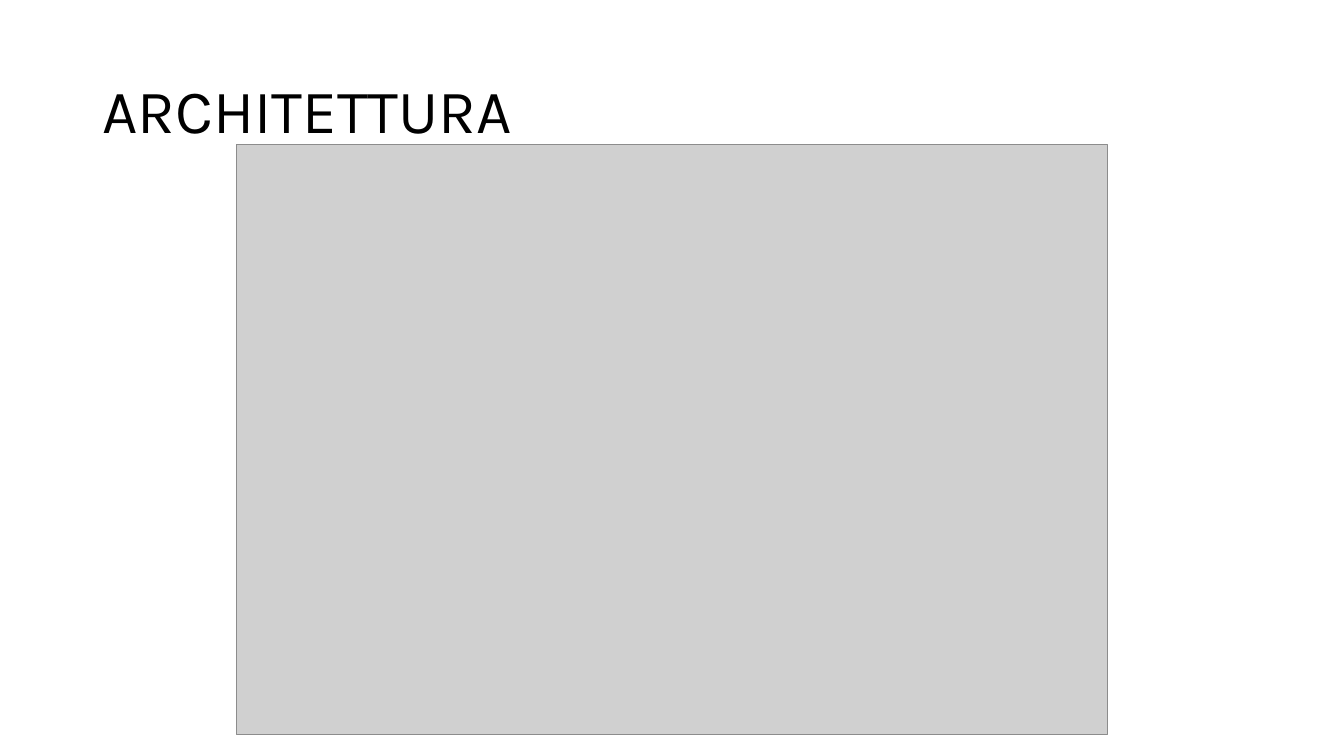
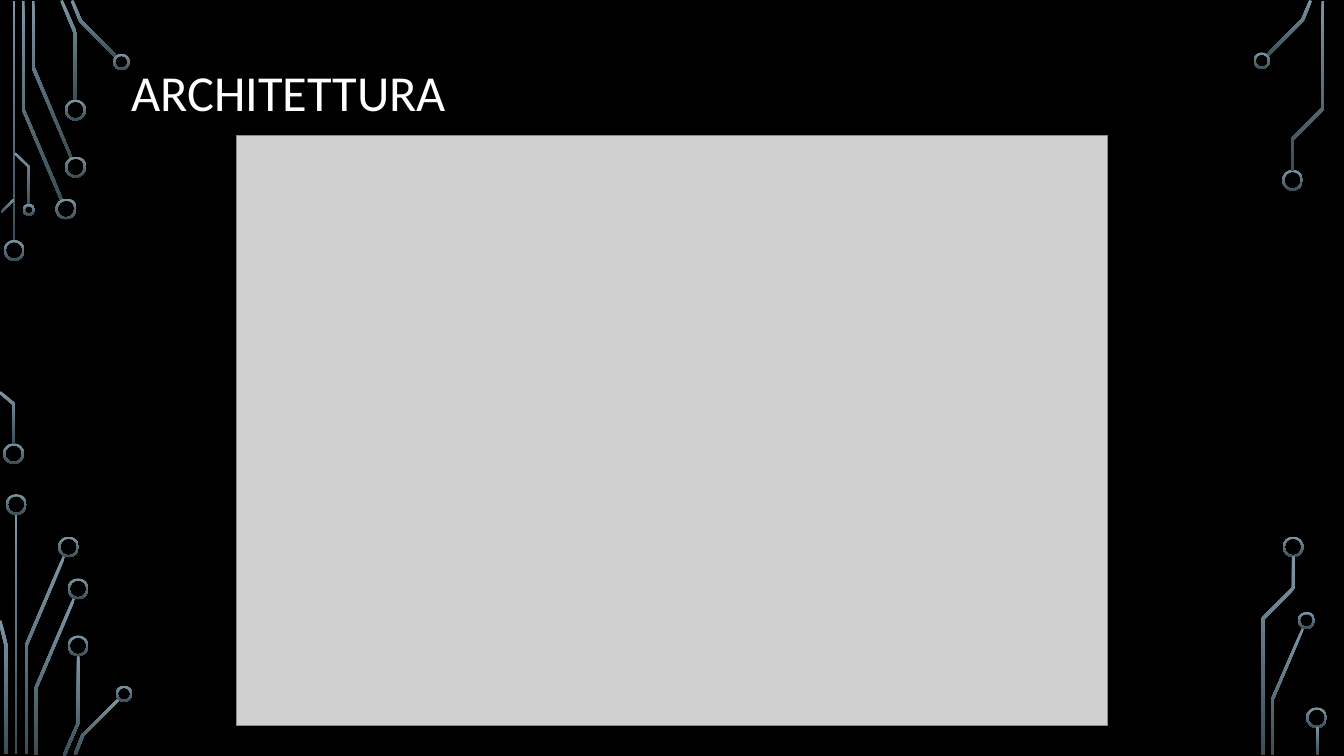
Before and after one commit to carraraFederico/TEDxLearn_ProgettoCloudMobile_2024, a slide deck: slide 5 of TEDxLearn.pptx. Drawn at 1344x756 pixels with LibreOffice and Linux fonts; fonts in the diff are those of the drawing; grey boxes stand for pictures; background and template pictures are left out. Boxes give left, top, right and bottom in pixels: in the first picture for what was removed or moved away, otherwise in the second. Text is boxed around its words. In the diff, an @@ line names an element or a change of style, - is before the commit and + after.

```diff
--- a/TEDxLearn.pptx
+++ b/TEDxLearn.pptx
@@ background #FFFFFF to picture (left out) @@
@@ title "ARCHITETTURA": place and size @@
-title "ARCHITETTURA" at box(102, 93, 511, 148)
+title "ARCHITETTURA" at box(131, 78, 446, 112)
@@ title "ARCHITETTURA" at box(131, 78, 446, 112): size 44 to 36 pt, font Karla to Calibri, text colour #000000 to #FFFFFF @@
@@ picture: place and size @@
-picture at box(236, 145, 1108, 735)
+picture at box(236, 136, 1108, 726)
@@ group added at box(0, 0, 1328, 756): 33 freeform shapes, 3 rectangles @@
```
Also in this commit, not shown: 5 other slides changed.
